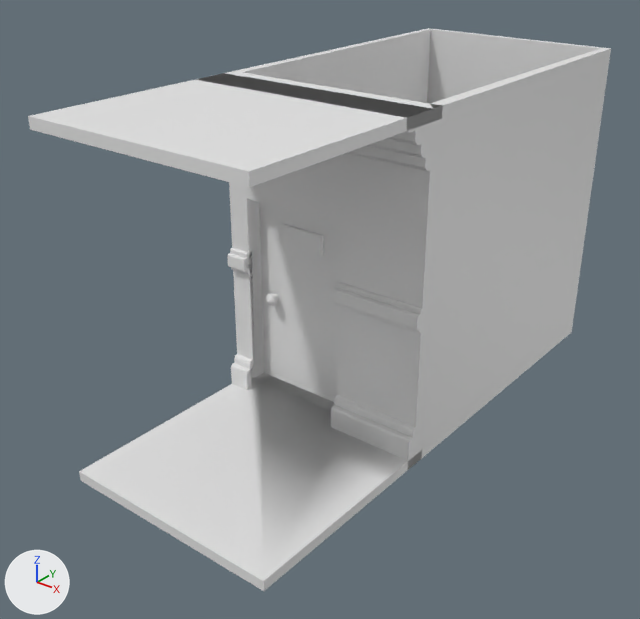
A saved change to the FBX model Assets/Models/Room/door wall.fbx.
One viewpoint serves both versions: a camera (50 mm lens) standing at (5.24, -5.41, 4.43) and looking at (0.85, 0.08, 1.03). The axes (+X, +Y, +Z) are drawn at lower left. The lights are the same throughout. Vertices at the same position are counted once.

The older version as bpy lines, for what is in view:
```python
me_plane_001 = bpy.data.meshes.new('Plane.001')
me_plane_001.from_pydata(...)  # 394 vertices, 273 faces; spans x 0.0..2.01, y -2.0..3.0, z 0.0..3.0
me_plane_004 = bpy.data.meshes.new('Plane.004')
me_plane_004.from_pydata(...)  # 49 vertices, 45 faces; spans x -1.0..0.0, y -0.12..0.09, z -0.9..0.9
ob_door = bpy.data.objects.new('door', me_plane_004)
ob_door.location = (1.2, 0.03, 1.07)
ob_door_wall = bpy.data.objects.new('door wall', me_plane_001)
ob_door_wall.location = (0.0, 0.0, 0.0)
```
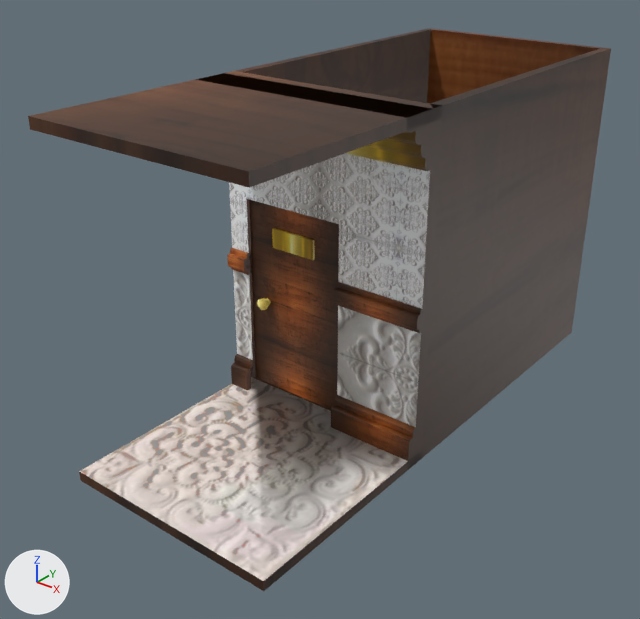
Changed parts and their boxes (x1, y1, x2, y2) in the pictures (640 x 619 px; the box of a moved part takes in the faces that stretch with it):
'door wall', recoloured, surface changed: (28, 28, 611, 591) in both
'door', surface changed, moved: before (259, 202, 339, 402); after (249, 200, 339, 410)
part 1 of me_plane_004, moved or reshaped: before (266, 293, 279, 306); after (257, 298, 271, 311)
part 2 of me_plane_004, recoloured: before (259, 202, 339, 402); after (249, 200, 339, 410)
part 3 of me_plane_004, recoloured: before (282, 224, 324, 256); after (272, 228, 315, 260)
part 4 of me_plane_001, recoloured: (28, 28, 611, 591) in both
part 5 of me_plane_001, surface changed (white to grey): (79, 131, 430, 581) in both

Edits to the bpy script that builds the scene:
```text
Add img_02_png:
    img_02_png = load_image('02.png', '../../Textures/02.png', 1024, 1024, 'sRGB')
Add img_01_png:
    img_01_png = load_image('01.png', '../../Textures/01.png', 1024, 1024, 'sRGB')
Add img_madera_02_jpeg:
    img_madera_02_jpeg = load_image('madera_02.jpeg', '../../Textures/madera_02.jpeg', 1280, 800, 'sRGB')
Add img_gold_01_jpeg:
    img_gold_01_jpeg = load_image('gold_01.jpeg', '../../Textures/gold_01.jpeg', 626, 267, 'sRGB')
Add mat_rombos:
    mat_rombos = principled_material('rombos')
    mat_rombos.texture = img_02_png
Add mat_cuadritos:
    mat_cuadritos = principled_material('cuadritos')
    mat_cuadritos.texture = img_01_png
Add mat_wood:
    mat_wood = principled_material('Wood')
    mat_wood.texture = img_madera_02_jpeg
Add mat_gold:
    mat_gold = principled_material('gold')
    mat_gold.texture = img_gold_01_jpeg
Add mat_footer:
    mat_footer = principled_material('footer')
    mat_footer.texture = img_02_png
Change me_plane_001:
    where me_plane_001.from_pydata(...)  # 394 vertices, 273 faces; spans x 0.0..2.01, y -2.0..3.0, z 0.0..3.0
    used by ob_door_wall; location = (0.0, 0.0, 0.0)
    me_plane_001 part 4: 254 of the faces centred in x 0.0..2.01, y -2.0..3.0, z 0.0..3.0 switch from no material to mat_wood (picture img_madera_02_jpeg)
    me_plane_001 part 5: texture (UV) coordinates of 64 of 273 faces, centred in x 0.1..1.61, y -0.67..-0.12, z 0.09..2.91, changed; they spanned u 0.0..0.99, v 0.0..1.0 and now span u -0.15..1.16, v 0.0..0.93
    add me_plane_001.materials.append(mat_gold)  # picture img_gold_01_jpeg
    add me_plane_001.materials.append(mat_rombos)  # picture img_02_png
    add me_plane_001.materials.append(mat_cuadritos)  # picture img_01_png
    add me_plane_001.materials.append(mat_footer)  # picture img_02_png
Change me_plane_004:
    where me_plane_004.from_pydata(...)  # 49 vertices, 45 faces; spans x -1.0..0.0, y -0.12..0.09, z -0.9..0.9
    used by ob_door; location = (1.2, 0.03, 1.07)
    me_plane_004 part 1
    33 faces are deleted
    33 new faces join them, mat_gold (picture img_gold_01_jpeg)
    me_plane_004 part 2: 6 faces spanning x -1.0..0.0, y 0.0..0.09, z -0.9..0.9 switch from no material to mat_wood (picture img_madera_02_jpeg)
    me_plane_004 part 3: 39 faces spanning x -0.87..-0.28, y -0.12..0.04, z -0.1..0.68 switch from no material to mat_gold (picture img_gold_01_jpeg)
Change ob_door:
    ob_door.location: (1.2, 0.03, 1.07) -> (1.2, -0.09, 1.07)
```
